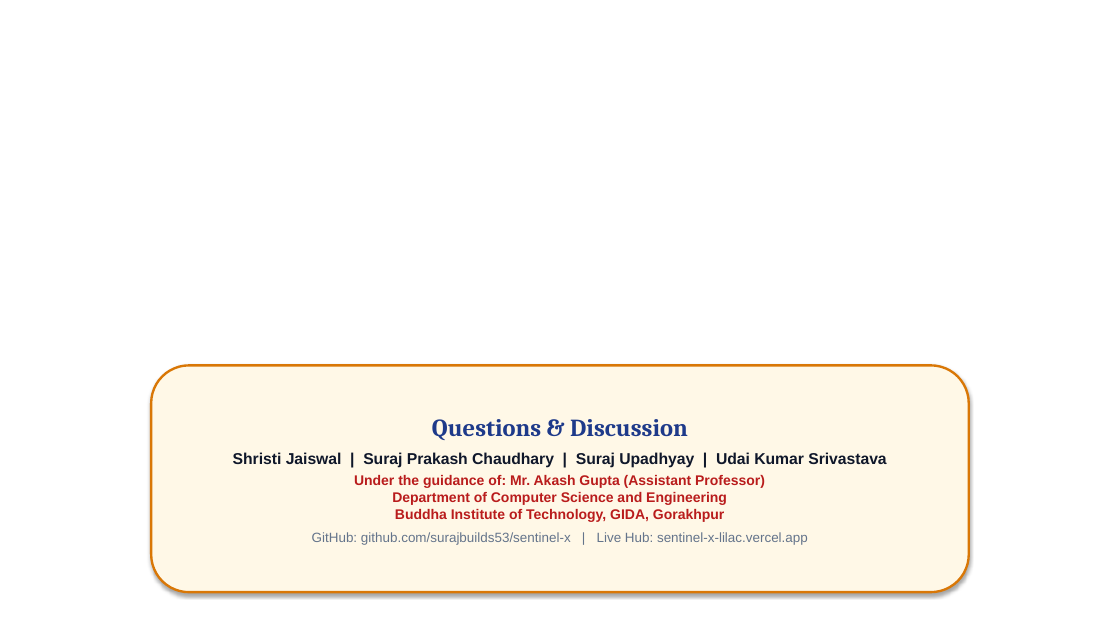
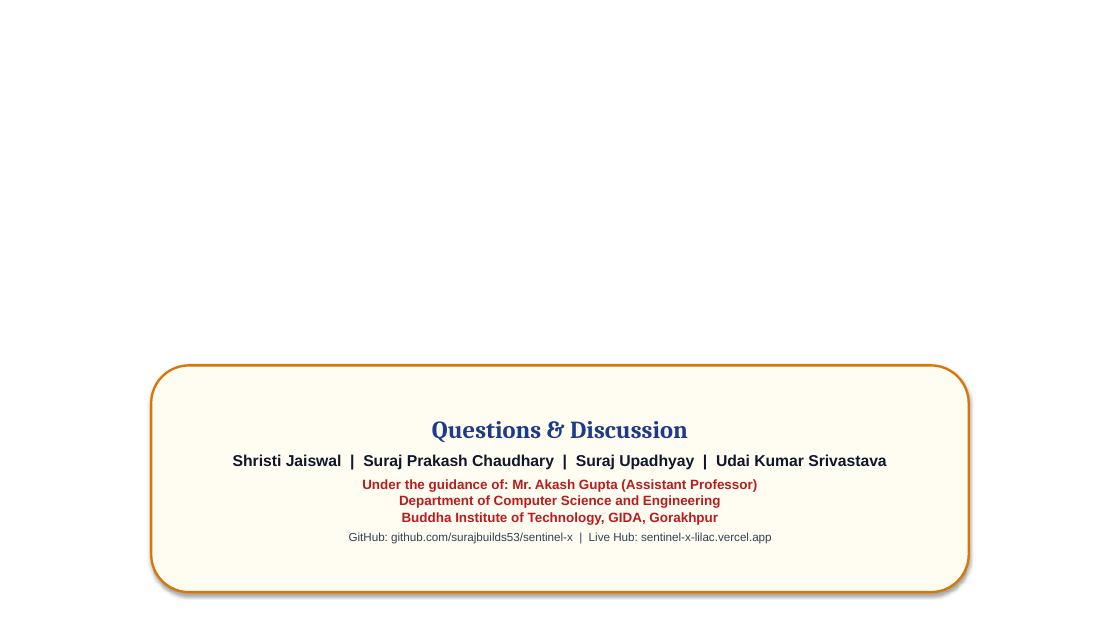
Before and after one commit to surajbuilds53/sentinel-x, a slide deck: slide 17 of Sentinel-X_Presentation.pptx (slide 14 before the commit). Drawn at 1120x630 pixels with LibreOffice and Linux fonts; fonts in the diff are those of the drawing; background and template pictures are left out. Boxes give left, top, right and bottom in pixels: in the first picture for what was removed or moved away, otherwise in the second. Text is boxed around its words. In the diff, an @@ line names an element or a change of style, - is before the commit and + after.

```diff
--- a/Sentinel-X_Presentation.pptx
+++ b/Sentinel-X_Presentation.pptx
@@ rounded rectangle "Questions & Discussion" at <box>151,365,969,592</box>: fill #FFF8E7 to #FFFCF2 @@
@@ text in rounded rectangle at <box>349,479,772,544</box>: size 12 to 11.5 pt in "Under the guidance of: Mr. Akash Gupta ..."; size 11.5 to 10 pt, text colour #64748B to #334155 in "GitHub: github.com/surajbuilds53/sentinel-x | Live Hub: sent ..."; more space between paragraphs; less space between paragraphs @@
```
Also in this commit, not shown: 13 other slides changed, 3 slides added, 2 other files.
